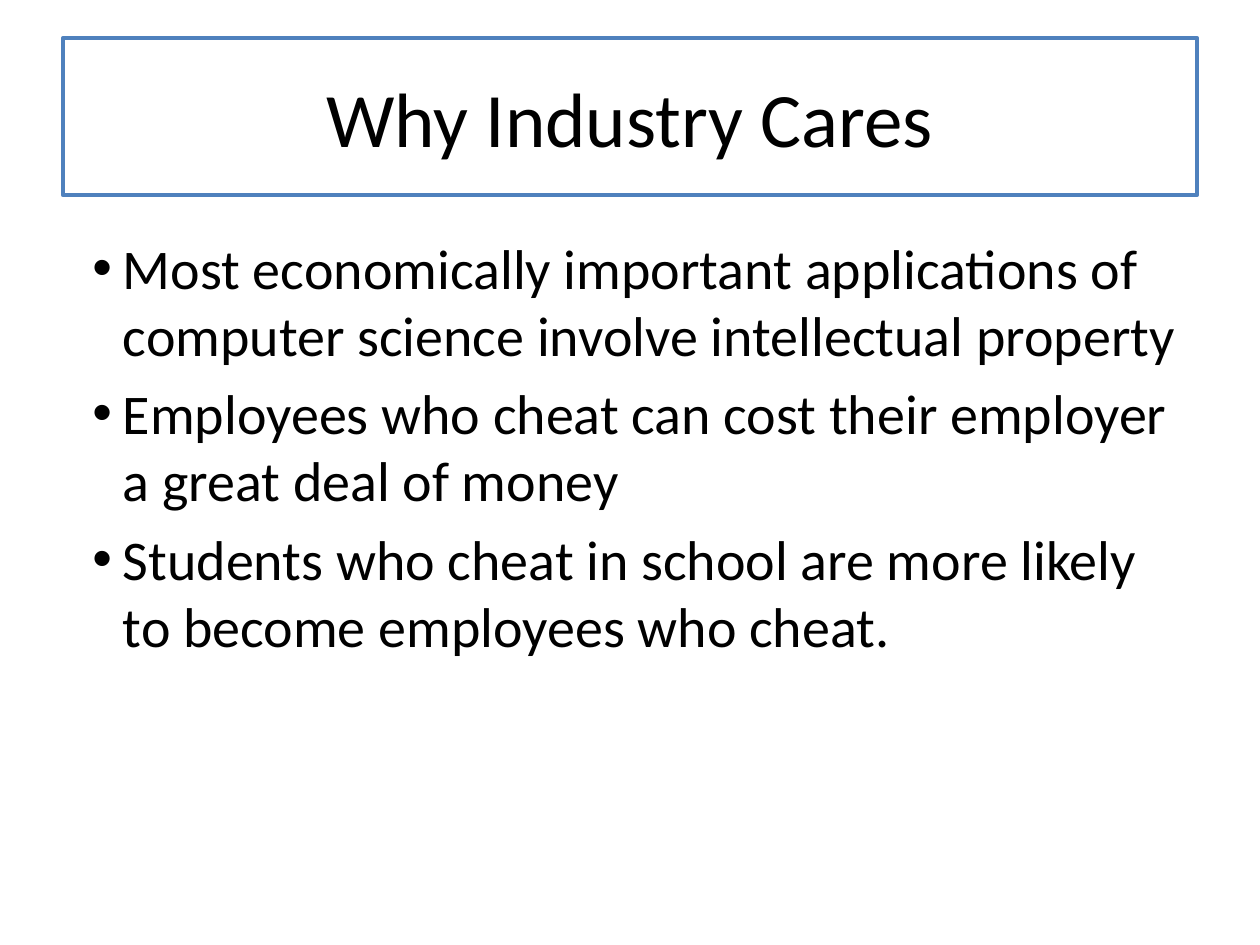
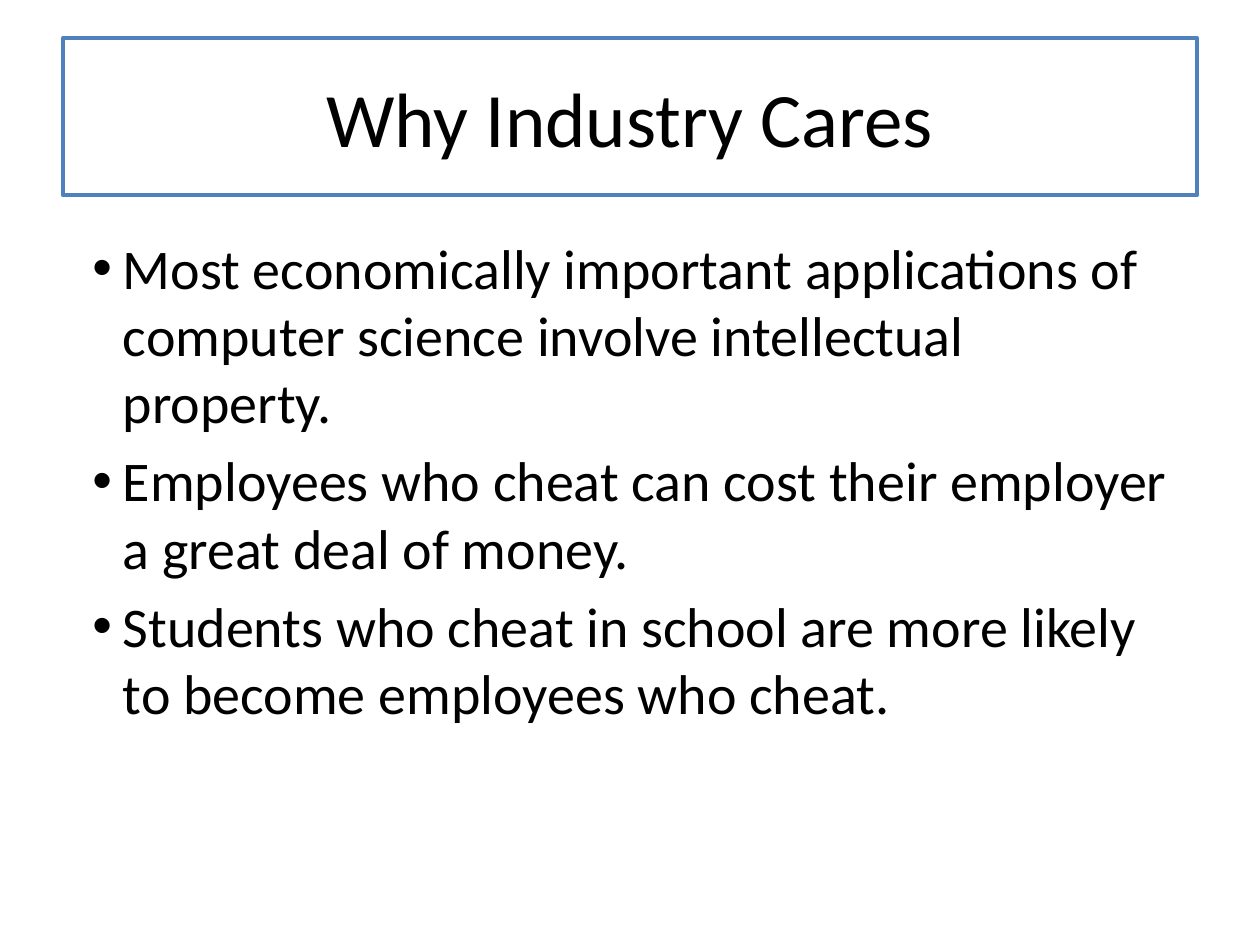
Before and after one commit to mwand/cs5010f17, a slide deck: slide 6 of Slides/Lesson 0.3 Academic Honesty.pptx. Drawn at 1260x945 pixels with LibreOffice and Linux fonts; fonts in the diff are those of the drawing. Boxes give left, top, right and bottom in pixels: in the first picture for what was removed or moved away, otherwise in the second. Text is boxed around its words. In the diff, an @@ line names an element or a change of style, - is before the commit and + after.

```diff
--- a/Slides/Lesson 0.3 Academic Honesty.pptx
+++ b/Slides/Lesson 0.3 Academic Honesty.pptx
@@ text at (123,250,1166,579): text changed @@
-• Most economically important applications of computer science involve intellectual property
-• Employees who cheat can cost their employer a great deal of money
+• Most economically important applications of computer science involve intellectual property.
+• Employees who cheat can cost their employer a great deal of money.
```
Also in this commit, not shown: 5 other slides changed, 8 other files.
